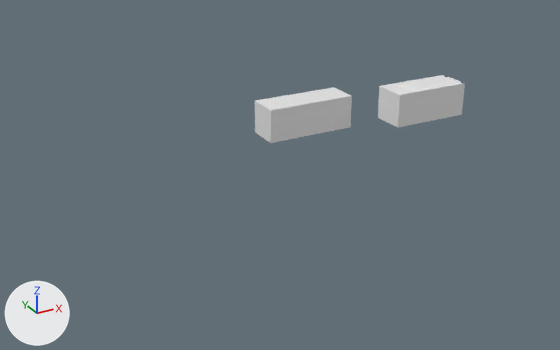
Before and after pictures for a commit that changed the Blender file tutorial/grand_abbitt/topology_flow.blend.
The view is the same before and after, from a 50 mm camera at (-20.6, -32.6, 18.7) aimed at (-2.6, 0.1, 2.4). The lights are fixed; the arrows at lower left show +X, +Y and +Z.

In view in the first picture: 'shape_one', 'shape_two'.
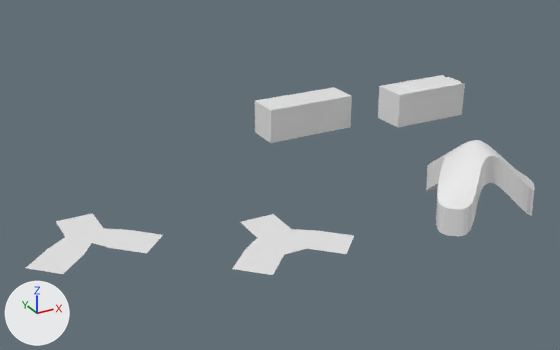
The newer file is also turned or shifted as a whole; pictures and numbers use the older file's frame.

Changed parts and their boxes [x1, y1, x2, y2] in the pictures (560 x 350 px):
'Plane.002', added
    after: [426, 140, 535, 237]
'Plane.001', added
    after: [232, 214, 354, 275]
'Plane', added
    after: [26, 213, 163, 274]

Diff of the bpy script that builds the scene:
```diff
--- a/tutorial/grand_abbitt/topology_flow.blend.py
+++ b/tutorial/grand_abbitt/topology_flow.blend.py
@@ me_plane_003 @@
+me_plane_003.from_pydata(...)  # 554 vertices, 552 faces; spans x -3.13..3.13, y -2.25..3.1, z -2.16..1.87
@@ me_plane_002 @@
+me_plane_002.from_pydata(...)  # 25 vertices, 15 faces; spans x -3.46..3.46, y -2.49..3.09, z 0.0
@@ me_plane @@
+me_plane.from_pydata(...)  # 15 vertices, 8 faces; spans x -3.52..3.39, y -2.61..2.97, z 0.0
@@ ob_plane_002 @@
+ob_plane_002 = bpy.data.objects.new('Plane.002', me_plane_003)
+ob_plane_002.location = (6.71, -4.31, 2.2)
@@ ob_plane_001 @@
+ob_plane_001 = bpy.data.objects.new('Plane.001', me_plane_002)
+ob_plane_001.location = (-3.79, -2.58, 0.0)
@@ ob_plane @@
+ob_plane = bpy.data.objects.new('Plane', me_plane)
+ob_plane.location = (-12.23, 2.31, 0.0)
```
